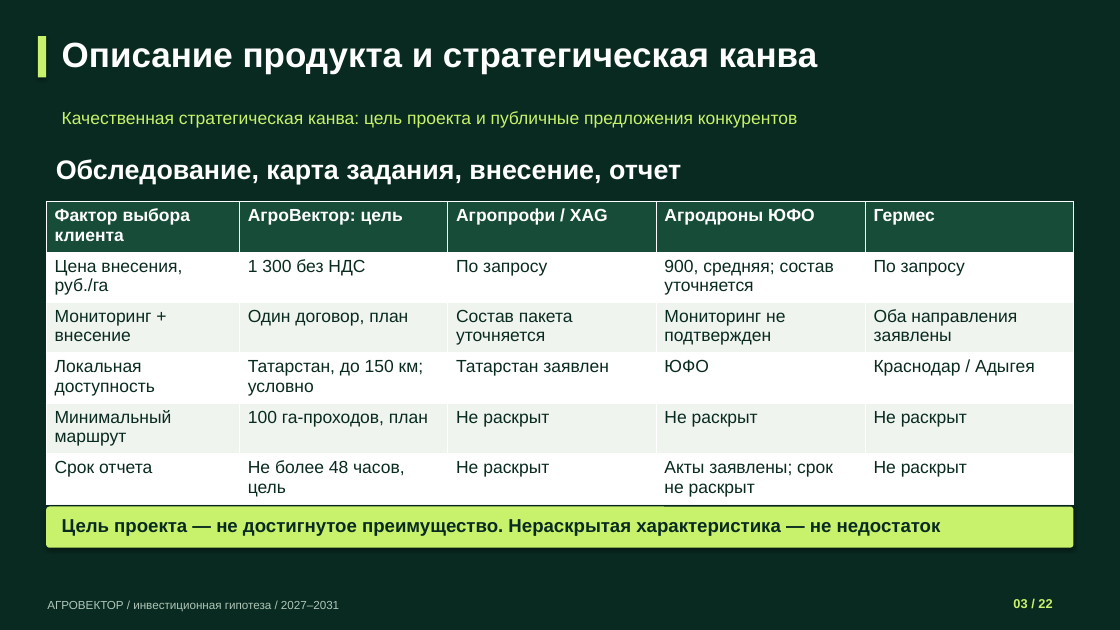
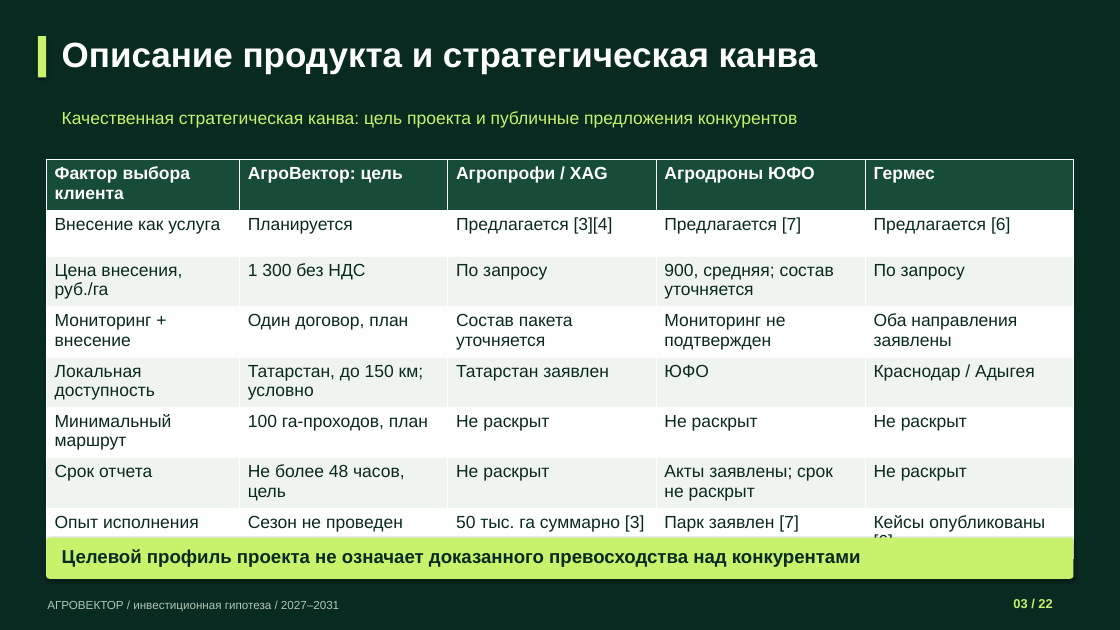
Before and after one commit to lalka1231/spareforge-business-plan, a slide deck: slide 3 of presentations/AGROVECTOR_22_SLIDES.pptx. Drawn at 1120x630 pixels with LibreOffice and Linux fonts; fonts in the diff are those of the drawing. Boxes give left, top, right and bottom in pixels: in the first picture for what was removed or moved away, otherwise in the second. Text is boxed around its words. In the diff, an @@ line names an element or a change of style, - is before the commit and + after.

```diff
--- a/presentations/AGROVECTOR_22_SLIDES.pptx
+++ b/presentations/AGROVECTOR_22_SLIDES.pptx
@@ table at (x1=46, y1=160, x2=1074, y2=542) @@
+row 2: Внесение как услуга | Планируется | Предлагается [3][4] | Предлагается [7] | Предлагается [6]
+row 8: Опыт исполнения | Сезон не проведен | 50 тыс. га суммарно [3] | Парк заявлен [7] | Кейсы опубликованы [6]
@@ table resized from (x1=46, y1=202, x2=1074, y2=501) to (x1=46, y1=160, x2=1074, y2=542) @@
@@ text removed at (x1=56, y1=159, x2=681, y2=184) @@
-Обследование, карта задания, внесение, отчет
@@ rounded rectangle moved from (x1=46, y1=507, x2=1074, y2=548) to (x1=46, y1=538, x2=1074, y2=579) @@
@@ text removed at (x1=62, y1=519, x2=941, y2=536) @@
-Цель проекта — не достигнутое преимущество. Нераскрытая характеристика — не недостаток
@@ text added at (x1=62, y1=549, x2=861, y2=567), 16 pt, text #092A20, bold @@
+Целевой профиль проекта не означает доказанного превосходства над конкурентами
```
Also in this commit, not shown: 4 other slides changed, 21 other files.
